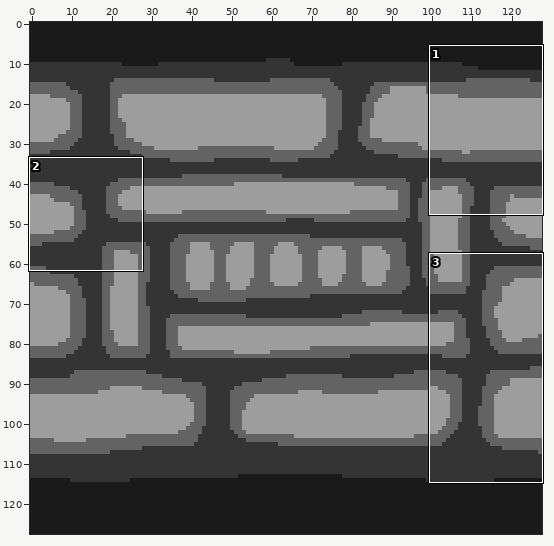
Two states of a sprite sheet, core/assets/texture/walls/3d/bricksMosaic.png. Above: a wide view before the commit, with the close-up outlined.
Close-up. The starting point:
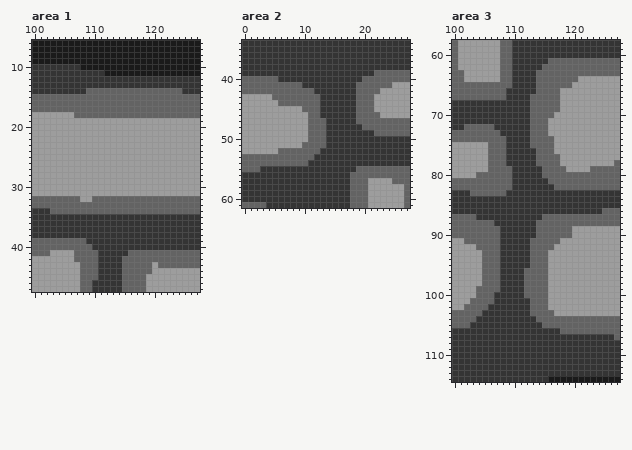
The file is 128x128 pixels. Shown: area 1: x 100..127, y 6..47; area 2: x 0..27, y 34..61; area 3: x 100..127, y 58..114.
The same view after the edit:
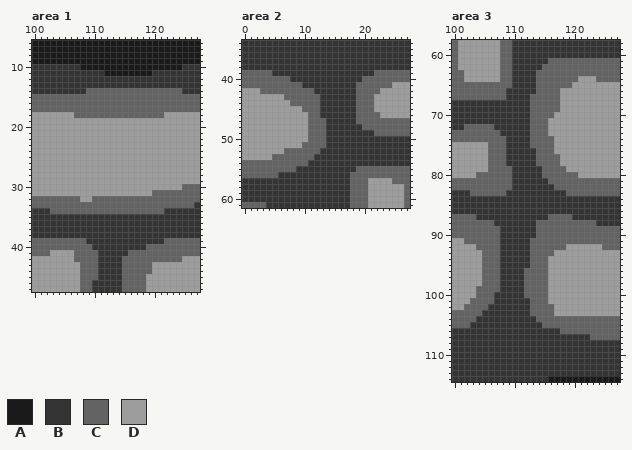
Palette (. is transparent): A #1a1a1a  B #343434  C #636363  D #9d9d9d
Diff:
Area 1:
y 10: x 125..127 AAA -> BBB
y 11: x 120..127 AAAAAAAA -> BBBBBBBB
y 18: x 122..127 CCCCCC -> DDDDDD
y 30: x 125..127 DDD -> CCC
y 31: x 120..127 DDDDDDDD -> CCCCCCCC
y 33: x 127 C -> B
y 34: x 122..127 CCCCCC -> BBBBBB
y 39: x 122..127 BBBBBB -> CCCCCC
y 40: x 119..127 BBBBBBBBB -> CCCCCCCCC
y 42: x 125..127 CCC -> DDD
y 43: x 121..127 CCCCCCC -> DDDDDDD
Area 2:
y 39: x 0..4 BBBBB -> CCCCC
y 40: x 6..7 BB -> CC
y 42: x 0..2 CCC -> DDD
y 43: x 5..6 CC -> DD
y 44: x 6..7 CC -> DD
y 52: x 6 C -> D
y 53: x 0..4 CCCCC -> DDDDD
y 55: x 3..8 BBBBBB -> CCCCCC
y 56: x 0..5 BBBBBB -> CCCCCC
Area 3:
y 64: x 124..127 DDDD -> CCCC
y 78: x 127 C -> D
y 79: x 123..127 CCCCC -> DDDDD
y 80: x 121..127 CCCCCCC -> DDDDDDD
y 83: x 119..127 BBBBBBBBB -> CCCCCCCCC
y 86: x 125..127 CCC -> BBB
y 87: x 115 C -> B; x 120..127 CCCCCCCC -> BBBBBBBB
y 88: x 124..127 CCCC -> BBBB
y 89..90: x 120..127 DDDDDDDD -> CCCCCCCC
y 91: x 118..127 DDDDDDDDDD -> CCCCCCCCCC
y 92: x 117..118 DD -> CC; x 125..127 DDD -> CCC
y 93: x 116 D -> C
y 102: x 116 D -> C
y 107: x 123..126 BBBB -> CCCC
